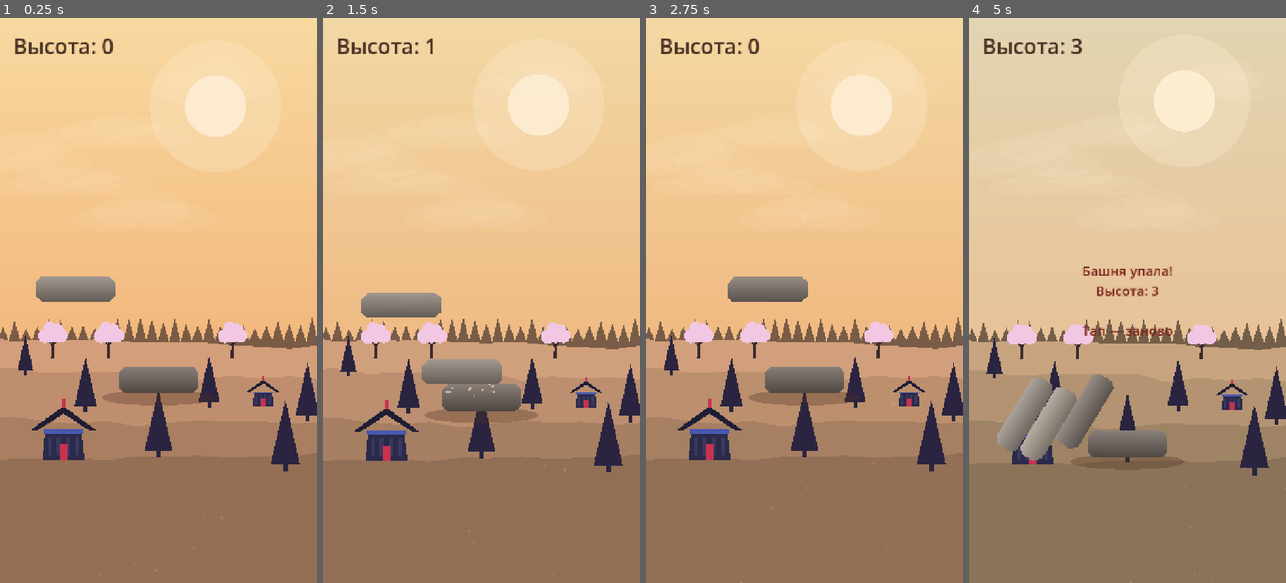
Above: before the commit, frames 1-4 (left to right).
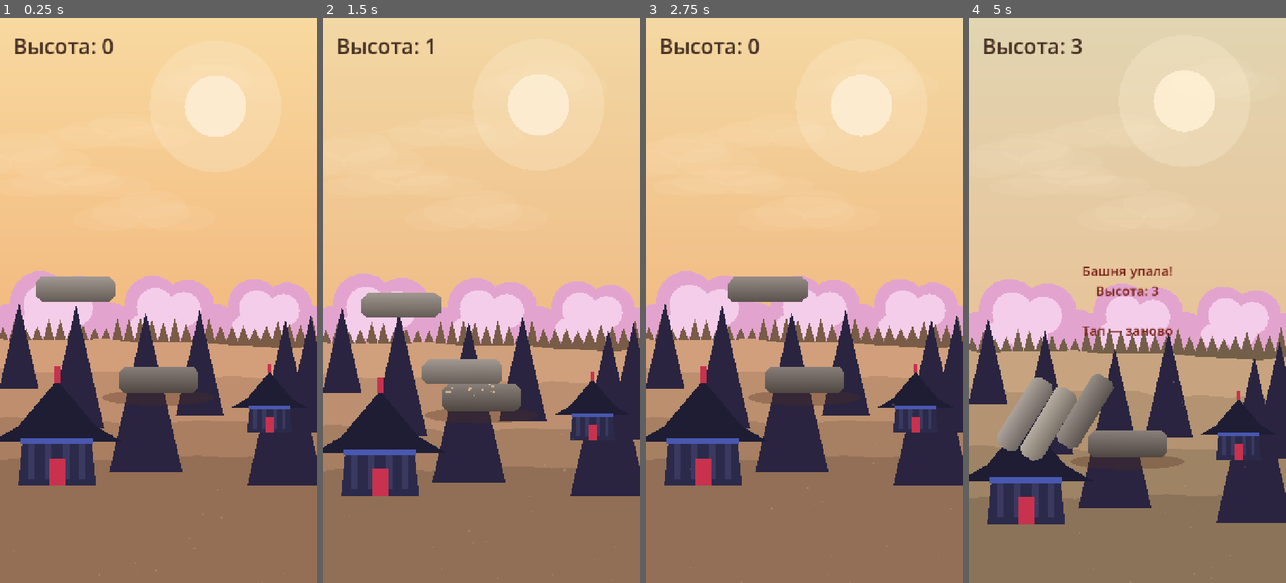
Above: after the commit, the same moments.

Repository: Babaika8/balance-tower
Game: Godot game, scene res://main.tscn
Two runs of this game, one before a commit and one after it. Both use one fixed random seed, a clock stepped at 60 frames per second and the inputs below.
Inputs (mouse positions are in pixels of both pictures, inside the frame that each line leads up to):
- Up to frame 1 (0.25 s): no input
- Up to frame 2 (1.5 s): tap Enter at 0.5 s; move the mouse to (551, 272) at 0.52 s; click (551, 272) at 0.67 s; tap Space at 0.77 s; drag from (418, 328) to (465, 413) at 1.27 s
- Up to frame 3 (2.75 s): move the mouse to (836, 176) at 2.02 s; click (836, 176) at 2.17 s
- Up to frame 4 (5 s): drag from (1111, 413) to (1032, 215) at 2.77 s; move the mouse to (1222, 385) at 3.52 s; click (1222, 385) at 3.67 s; tap Space at 3.77 s; drag from (1032, 215) to (1079, 159) at 4.27 s

The runs differ from the first frame. In frame 1, 19% of the frame differs, in the area x 0-100%, y 44-83%; in frame 2, 20%; in frame 3, 20%; in frame 4, 22%, in the area x 0-100%, y 46-90%.

Commit message:
Atmosphere v5: strong parallax, cloud-sakura, trunkless firs, solid-roof houses
- bump parallax factors ~10x (0.16-0.6) so background visibly scrolls as
  tower grows (was barely moving)
- big cloud-like pink sakura puffs on the far plane (behind forest)
- firs are pure triangles now (no trunk rectangle)
- house roof is a solid fill connected to the body (no see-through hole)
- exaggerate sizes: bigger firs and houses (big left, small right)

Co-Authored-By: Claude Opus 4.8 <noreply@anthropic.com>

Diff:
--- a/game.gd
+++ b/game.gd
@@ -193,45 +193,45 @@
 		atmo_clouds.append({"node": cl, "nx": randf(), "speed": randf_range(0.010, 0.020),
 				"ny": randf_range(120, 480)})
 
+	# Большие розовые сакуры-облака на самом дальнем плане (за лесом).
+	for nx in [0.18, 0.52, 0.84]:
+		var sp := _make_sakura_puff(randf_range(1.3, 1.9))
+		layer.add_child(sp)
+		atmo_props.append({"node": sp, "nx": nx + randf_range(-0.04, 0.04), "base_y": 700.0, "factor": 0.12})
+
 	# Дальняя кромка леса (силуэт треугольников, как в референсе) — за дюнами.
 	var forest := _make_forest_row()
 	layer.add_child(forest)
-	atmo_dunes.append({"node": forest, "base_y": 726.0, "factor": 0.016, "shade": 0.42})
-
-	# Дюны: несколько слоёв на всю ширину (центрируются по экрану), параллакс по высоте.
+	atmo_dunes.append({"node": forest, "base_y": 726.0, "factor": 0.16, "shade": 0.42})
+
+	# Дюны: несколько слоёв на всю ширину (центрируются по экрану), заметный параллакс.
 	# base_y — мировой уровень гребня; factor — скорость параллакса; shade — затемнение.
 	var dune_specs := [
-		[760.0, 36.0, 0.02, 0.00], [840.0, 52.0, 0.035, 0.10],
-		[930.0, 50.0, 0.05, 0.20], [1040.0, 46.0, 0.07, 0.30],
+		[760.0, 36.0, 0.18, 0.00], [840.0, 52.0, 0.30, 0.10],
+		[930.0, 50.0, 0.44, 0.20], [1040.0, 46.0, 0.60, 0.30],
 	]
 	for i in range(dune_specs.size()):
-		var sp: Array = dune_specs[i]
-		var dn := _make_dune(sp[1], 7 + i, i * 13 + 3)
+		var sp2: Array = dune_specs[i]
+		var dn := _make_dune(sp2[1], 7 + i, i * 13 + 3)
 		layer.add_child(dn)
-		atmo_dunes.append({"node": dn, "base_y": sp[0], "factor": sp[2], "shade": sp[3]})
-
-	# Сакуры — на дальнем плане (мелкие, у дальней гряды), как в референсе.
-	for nx in [0.16, 0.34, 0.74]:
-		var sk := _make_sakura(0.62)
-		layer.add_child(sk)
-		atmo_props.append({"node": sk, "nx": nx + randf_range(-0.03, 0.03), "base_y": 770.0, "factor": 0.03})
-
-	# Ёлки — простые тёмные треугольники, разной глубины.
-	var fir_plan := [[0.08, 800.0, 0.62, 0.04], [0.27, 880.0, 0.85, 0.05],
-			[0.5, 980.0, 1.05, 0.06], [0.66, 870.0, 0.8, 0.05],
-			[0.9, 1010.0, 1.1, 0.065], [0.97, 900.0, 0.9, 0.055]]
+		atmo_dunes.append({"node": dn, "base_y": sp2[0], "factor": sp2[2], "shade": sp2[3]})
+
+	# Ёлки — крупные простые тёмные треугольники, разной глубины (гиперболизировано).
+	var fir_plan := [[0.06, 840.0, 1.4, 0.24], [0.24, 930.0, 2.0, 0.40],
+			[0.46, 1030.0, 2.6, 0.56], [0.63, 900.0, 1.7, 0.34],
+			[0.9, 1060.0, 2.7, 0.58], [0.98, 940.0, 1.9, 0.40]]
 	for fp in fir_plan:
 		var fr := _make_fir(fp[2])
 		layer.add_child(fr)
 		atmo_props.append({"node": fr, "nx": fp[0], "base_y": fp[1], "factor": fp[3]})
 
-	# Дома — плоский стиль пагоды. Один большой слева, один маленький справа.
-	var big := _make_house(1.4)
+	# Дома — плоский стиль пагоды, крупные. Большой слева, поменьше справа.
+	var big := _make_house(2.6)
 	layer.add_child(big)
-	atmo_props.append({"node": big, "nx": 0.2, "base_y": 1000.0, "factor": 0.07})
-	var small := _make_house(0.7)
+	atmo_props.append({"node": big, "nx": 0.18, "base_y": 1060.0, "factor": 0.6})
+	var small := _make_house(1.5)
 	layer.add_child(small)
-	atmo_props.append({"node": small, "nx": 0.83, "base_y": 880.0, "factor": 0.05})
+	atmo_props.append({"node": small, "nx": 0.85, "base_y": 940.0, "factor": 0.42})
 
 	# Лёгкие частицы-пылинки, медленно плывут вверх.
 	motes = CPUParticles2D.new()
@@ -291,18 +291,34 @@
 		n.add_child(bl)
 	return n
 
-# Ёлка — простой тёмный треугольник + маленький ствол (как в референсе).
+# Ёлка — просто тёмный треугольник, без ствола (как в референсе).
 func _make_fir(scale: float) -> Node2D:
 	var n := Node2D.new()
 	n.scale = Vector2(scale, scale)
-	var trunk := Polygon2D.new()
-	trunk.polygon = PackedVector2Array([Vector2(-5, 0), Vector2(5, 0), Vector2(5, 16), Vector2(-5, 16)])
-	trunk.color = Color("2A2440")
-	n.add_child(trunk)
 	var tri := Polygon2D.new()
-	tri.polygon = PackedVector2Array([Vector2(-30, 0), Vector2(0, -132), Vector2(30, 0)])
+	tri.polygon = PackedVector2Array([Vector2(-32, 0), Vector2(0, -140), Vector2(32, 0)])
 	tri.color = Color("2A2440")
 	n.add_child(tri)
+	return n
+
+# Большая розовая сакура-«облако» для дальнего плана: пышные кластеры кругов.
+func _make_sakura_puff(scale: float) -> Node2D:
+	var n := Node2D.new()
+	n.scale = Vector2(scale, scale)
+	var base := Color("E2A4CE")
+	for c in [[0, 0, 54], [-48, 10, 42], [50, 8, 44], [-24, -34, 42], [28, -30, 40], [10, 20, 46], [-66, -2, 30], [70, -4, 30]]:
+		var bl := Polygon2D.new()
+		bl.polygon = _circle_polygon(float(c[2]), 18)
+		bl.position = Vector2(c[0], c[1])
+		bl.color = base
+		n.add_child(bl)
+	var hi := Color("F4CDEA")
+	for c in [[-20, -30, 28], [22, -26, 26], [0, -8, 30], [-40, 2, 20]]:
+		var bl := Polygon2D.new()
+		bl.polygon = _circle_polygon(float(c[2]), 16)
+		bl.position = Vector2(c[0], c[1])
+		bl.color = hi
+		n.add_child(bl)
 	return n
 
 # Дальняя кромка леса: широкая полоса мелких треугольников (силуэт), центрируется
@@ -346,21 +362,20 @@
 	door.polygon = PackedVector2Array([Vector2(-7, 0), Vector2(7, 0), Vector2(7, -24), Vector2(-7, -24)])
 	door.color = Color("C8324E")
 	n.add_child(door)
-	# синий кант под крышей
+	# сплошная скатная крыша (низ заходит на тело — без «дыры»)
+	var roof := Polygon2D.new()
+	roof.polygon = PackedVector2Array([
+		Vector2(-58, -38), Vector2(-34, -52), Vector2(0, -92), Vector2(34, -52), Vector2(58, -38)])
+	roof.color = Color("1E1D34")
+	n.add_child(roof)
+	# синий кант — тонкая полоса у основания крыши (поверх стыка)
 	var trim := Polygon2D.new()
-	trim.polygon = PackedVector2Array([Vector2(-32, -42), Vector2(32, -42), Vector2(32, -48), Vector2(-32, -48)])
+	trim.polygon = PackedVector2Array([Vector2(-32, -36), Vector2(32, -36), Vector2(32, -41), Vector2(-32, -41)])
 	trim.color = Color("4958B0")
 	n.add_child(trim)
-	# скатная крыша с приподнятыми краями
-	var roof := Polygon2D.new()
-	roof.polygon = PackedVector2Array([
-		Vector2(-54, -46), Vector2(-44, -54), Vector2(0, -86), Vector2(44, -54),
-		Vector2(54, -46), Vector2(40, -48), Vector2(0, -74), Vector2(-40, -48)])
-	roof.color = Color("1E1D34")
-	n.add_child(roof)
 	# конёк
 	var top := Polygon2D.new()
-	top.polygon = PackedVector2Array([Vector2(-3, -84), Vector2(3, -84), Vector2(3, -98), Vector2(-3, -98)])
+	top.polygon = PackedVector2Array([Vector2(-3, -90), Vector2(3, -90), Vector2(3, -104), Vector2(-3, -104)])
 	top.color = Color("C8324E")
 	n.add_child(top)
 	return n
